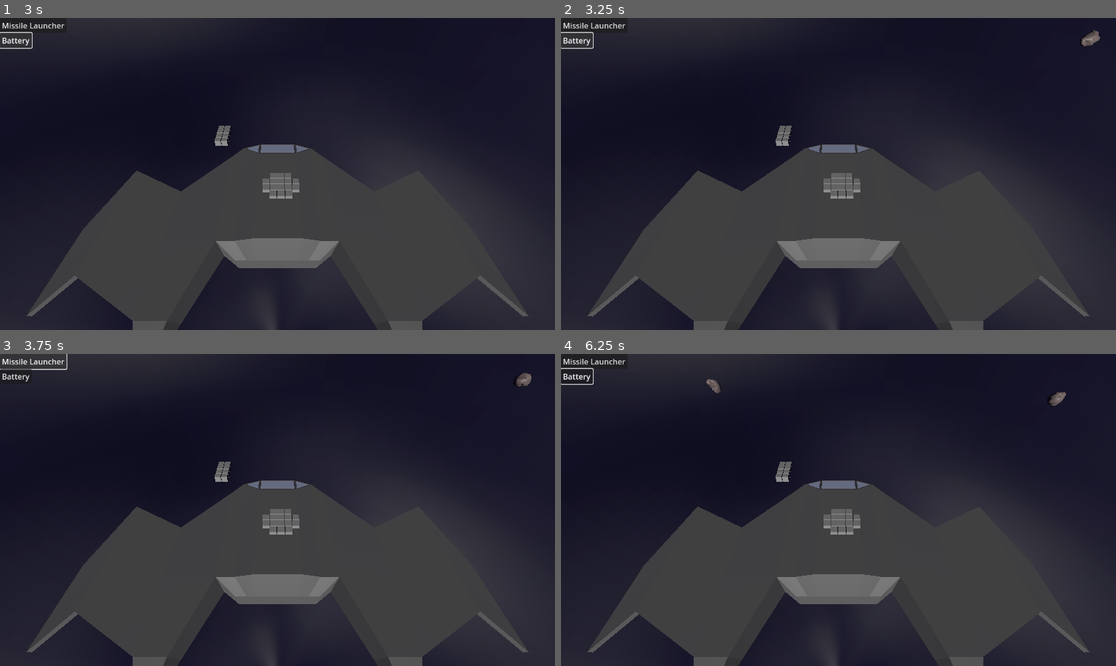
Above: before the commit, frames 1-4 (two rows, left to right).
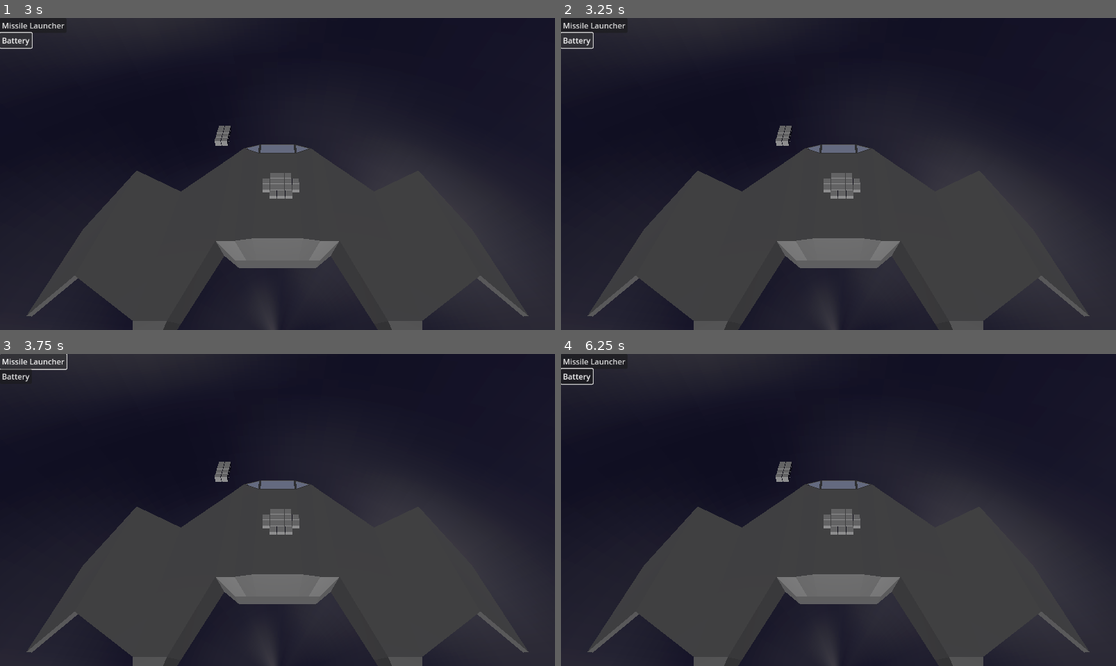
Above: after the commit, the same moments.

Repository: Xwilarg/LudumDare54
Game: Godot game, scene res://Scenes/Main.tscn
Two runs of this game, one before a commit and one after it. Both use one fixed random seed, a clock stepped at 60 frames per second and the inputs below. Video files are missing from this copy of the repository; at most half a second of black plays in their place.
Inputs (mouse positions are in pixels of both pictures, inside the frame that each line leads up to):
- Up to frame 1 (3 s): click "Missile Launcher" at 0.5 s; click "Battery" at 1.25 s; click "Missile Launcher" at 2 s; click "Battery" at 2.75 s
- Up to frame 2 (3.25 s): no input
- Up to frame 3 (3.75 s): click "Missile Launcher" at 3.5 s
- Up to frame 4 (6.25 s): click "Battery" at 4.25 s; move the mouse to (960, 494) at 5.02 s; click (960, 494) at 5.17 s; tap Enter at 5.75 s; move the mouse to (727, 525) at 5.77 s; click (727, 525) at 5.92 s

Frame 1 is identical in both runs. In frame 2, 0.1% of the frame differs, in the area x 93-98%, y 4-10%; in frame 3, 0.1%; in frame 4, 0.2%, in the area x 26-91%, y 8-17%.
Error after the commit: Parse Error: Identifier "material_" not declared in the current scope. (res://Scripts/AsteroidSpawner.gd:52)

Commit message:
Add buggy shader

Diff:
--- a/Cards/MainDeck.json
+++ b/Cards/MainDeck.json
@@ -1,58 +1,60 @@
 [
-	{
-		"name": "flak",
-		"model": "size2Guns",
-		"materialOverride": "",
-		"size": "S2",
-		"effects": {
-			"ATK_RED": 10,
-			"ATK_GRN": 25,
-			"ATK_BLU": 5
-		},
-		"energyCost": 10
-	},
-	{
-		"name": "battery",
-		"model": "batteryPack",
-		"materialOverride": "",
-		"size": "S1",
-		"effects": {
-			"ENG": 25
-		},
-		"energyCost": 0
-	},
-	{
-		"name": "antenna",
-		"model": "satelliteDish",
-		"materialOverride": "",
-		"size": "S2",
-		"effects": {
-			"VID": 1
-		},
-		"energyCost": 5
-	},
-	{
-		"name": "laser",
-		"model": "size2Guns",
-		"materialOverride": "",
-		"size": "S2",
-		"effects": {
-			"ATK_RED": 5,
-			"ATK_GRN": 5,
-			"ATK_BLU": 40
-		},
-		"energyCost": 0
-	},
-	{
-		"name": "missile",
-		"model": "size2Guns",
-		"materialOverride": "",
-		"size": "S2",
-		"effects": {
-			"ATK_RED": 25,
-			"ATK_GRN": 10,
-			"ATK_BLU": 5
-		},
-		"energyCost": 10
-	}
+    {
+        "name": "flak",
+        "model": "size2Guns",
+        "materialOverride": "",
+        "size": "S2",
+        "effects": {
+            "ATK_RED": 10,
+            "ATK_GRN": 25,
+            "ATK_BLU": 5
+        },
+        "energyCost": 10
+    },
+    {
+        "name": "battery",
+        "model": "batteryPack",
+        "materialOverride": "",
+        "size": "S1",
+        "effects": {
+            "ATK_RED": 10,
+            "ATK_GRN": 25,
+            "ATK_BLU": 5
+        },
+        "energyCost": 0
+    },
+    {
+        "name": "antenna",
+        "model": "satelliteDish",
+        "materialOverride": "",
+        "size": "S2",
+        "effects": {
+            "VID": 1
+        },
+        "energyCost": 5
+    },
+    {
+        "name": "laser",
+        "model": "size2Guns",
+        "materialOverride": "",
+        "size": "S2",
+        "effects": {
+            "ATK_RED": 5,
+            "ATK_GRN": 5,
+            "ATK_BLU": 40
+        },
+        "energyCost": 0
+    },
+    {
+        "name": "missile",
+        "model": "size2Guns",
+        "materialOverride": "",
+        "size": "S2",
+        "effects": {
+            "ATK_RED": 25,
+            "ATK_GRN": 10,
+            "ATK_BLU": 5
+        },
+        "energyCost": 10
+    }
 ]
--- a/Scenes/AsteroidModel/Asteroid_game1.tscn
+++ b/Scenes/AsteroidModel/Asteroid_game1.tscn
@@ -1,9 +1,14 @@
-[gd_scene load_steps=3 format=3 uid="uid://crf586nrf2q3i"]
+[gd_scene load_steps=4 format=3 uid="uid://crf586nrf2q3i"]
 
 [ext_resource type="PackedScene" uid="uid://dv47ub7wey2jk" path="res://Scenes/Asteroid.tscn" id="1_yclce"]
-[ext_resource type="PackedScene" uid="uid://gneiifi7va21" path="res://Scenes/AsteroidModel/Asteroid_model1.tscn" id="2_b3sih"]
+[ext_resource type="PackedScene" uid="uid://bdnba2jk8yspx" path="res://Scenes/AsteroidModel/asteroid_raw.tscn" id="2_u1oe4"]
+
+[sub_resource type="BoxMesh" id="BoxMesh_bnuf8"]
 
 [node name="Asteroid" instance=ExtResource("1_yclce")]
 
-[node name="Asteroid_model" parent="RigidBody3D/CollisionShape3D" index="1" instance=ExtResource("2_b3sih")]
-transform = Transform3D(0.4, 0, 0, 0, 0.4, 0, 0, 0, 0.4, 0, 0, 0)
+[node name="MeshInstance3D" parent="RigidBody3D/CollisionShape3D" index="0"]
+mesh = SubResource("BoxMesh_bnuf8")
+
+[node name="Asteroid_model" parent="RigidBody3D/CollisionShape3D" index="1" instance=ExtResource("2_u1oe4")]
+transform = Transform3D(1, 0, 0, 0, 1, 0, 0, 0, 1, 0, -2, 0)
--- a/Scenes/AsteroidModel/Asteroid_game2.tscn
+++ b/Scenes/AsteroidModel/Asteroid_game2.tscn
@@ -1,9 +1,11 @@
-[gd_scene load_steps=3 format=3 uid="uid://fq0hr8jhvtx5"]
+[gd_scene load_steps=4 format=3 uid="uid://fq0hr8jhvtx5"]
 
 [ext_resource type="PackedScene" uid="uid://dv47ub7wey2jk" path="res://Scenes/Asteroid.tscn" id="1_cyt7o"]
-[ext_resource type="PackedScene" uid="uid://dublspmn7428u" path="res://Scenes/AsteroidModel/Asteroid_model2.tscn" id="2_nhhgg"]
+[ext_resource type="PackedScene" uid="uid://coegqm0sv8550" path="res://Scenes/AsteroidModel/asteroid_raw2.tscn" id="2_yxtfg"]
+[ext_resource type="Script" path="res://Scripts/meshpath.gd" id="3_6ybgi"]
 
 [node name="Asteroid" instance=ExtResource("1_cyt7o")]
 
-[node name="Asteroid_model" parent="RigidBody3D/CollisionShape3D" index="1" instance=ExtResource("2_nhhgg")]
-transform = Transform3D(0.8, 0, 0, 0, 0.8, 0, 0, 0, 0.8, 0, 0, 0)
+[node name="Asteroid_model" parent="RigidBody3D/CollisionShape3D" index="1" instance=ExtResource("2_yxtfg")]
+transform = Transform3D(1, 0, 0, 0, 1, 0, 0, 0, 1, 0, -1.29837, 0)
+script = ExtResource("3_6ybgi")
--- /dev/null
+++ b/Scenes/AsteroidModel/asteroid_raw.tscn
@@ -0,0 +1,12 @@
+[gd_scene load_steps=4 format=3 uid="uid://bdnba2jk8yspx"]
+
+[ext_resource type="PackedScene" uid="uid://c43dkw32vf6jb" path="res://Models/asteroid.glb" id="1_jw1kr"]
+[ext_resource type="Material" uid="uid://bii4xq3s4ey5l" path="res://Materials/blue.tres" id="2_ht5l8"]
+[ext_resource type="Script" path="res://Scripts/meshpath.gd" id="2_i4ehc"]
+
+[node name="asteroid" instance=ExtResource("1_jw1kr")]
+script = ExtResource("2_i4ehc")
+meshpath = NodePath("Asteroid 1")
+
+[node name="Asteroid 1" parent="." index="0"]
+surface_material_override/0 = ExtResource("2_ht5l8")
--- /dev/null
+++ b/Scenes/AsteroidModel/asteroid_raw2.tscn
@@ -0,0 +1,12 @@
+[gd_scene load_steps=4 format=3 uid="uid://coegqm0sv8550"]
+
+[ext_resource type="PackedScene" uid="uid://bvfcxed7nrvnk" path="res://Models/asteroid2.glb" id="1_iyac1"]
+[ext_resource type="Material" uid="uid://bij7pers54fl0" path="res://Materials/red.tres" id="2_cwl0d"]
+[ext_resource type="Script" path="res://Scripts/meshpath.gd" id="2_hvjk5"]
+
+[node name="asteroid2" instance=ExtResource("1_iyac1")]
+script = ExtResource("2_hvjk5")
+meshpath = NodePath("Asteroid 2")
+
+[node name="Asteroid 2" parent="." index="0"]
+surface_material_override/0 = ExtResource("2_cwl0d")
--- a/Scripts/Asteroid.gd
+++ b/Scripts/Asteroid.gd
@@ -15,6 +15,12 @@
 func _process(delta):
 	$RigidBody3D.linear_velocity = (target - global_position).normalized() * move_speed * delta
 	$RigidBody3D/CollisionShape3D/Asteroid_model.rotate_x(rotation_speed * delta)
+
+func set_material(value):
+	get_node(
+		"RigidBody3D/CollisionShape3D/Asteroid_model/" + str($RigidBody3D/CollisionShape3D/Asteroid_model.meshpath)
+	).set_surface_override_material(0, value)
+
 
 func explode():
 	parent._asteroids.erase(self)
--- a/Scripts/AsteroidManager.gd
+++ b/Scripts/AsteroidManager.gd
@@ -4,7 +4,7 @@
 
 const _prefab_spawner = preload("res://Scenes/AsteroidSpawner.tscn")
 var _default_spawns = []
-var asteroid_types = {"RED": {"material": preload("res://Materials/red.tres")}, "GRN": {"material": preload("res://Materials/red.tres")}, "BLU": {"material": preload("res://Materials/red.tres")}}
+var asteroid_types = {"red": {"material": preload("res://Materials/red.tres")}, "green": {"material": preload("res://Materials/green.tres")}, "blue": {"material": preload("res://Materials/blue.tres")}}
 
 const _additional_spawners_timer = 10
 @onready var spawners: Array = []
--- a/Scripts/AsteroidSpawner.gd
+++ b/Scripts/AsteroidSpawner.gd
@@ -1,6 +1,9 @@
 extends Node
 
-const _prefab_Asteroids = [preload("res://Scenes/AsteroidModel/Asteroid_game1.tscn"), preload("res://Scenes/AsteroidModel/Asteroid_game2.tscn")]
+const _prefab_Asteroids = [
+	preload("res://Scenes/AsteroidModel/Asteroid_game1.tscn"),
+	preload("res://Scenes/AsteroidModel/Asteroid_game2.tscn")
+]
 
 var spawn_position: Vector3
 var _asteroids: Array[Asteroid]
@@ -32,6 +35,7 @@
 	var index_prefab = GameManager.rng.randi_range(0, 1)
 
 	var asteroid = _prefab_Asteroids[index_prefab]
+#	var asteroid = _prefab_Asteroids[0]
 	asteroid = asteroid.instantiate()
 	add_child(asteroid)
 
@@ -45,7 +49,7 @@
 	asteroid.position = asteroid_position
 	asteroid.parent = self
 	asteroid.set_type(type)
-	#asteroid.material = asteroid_type["material"]
+	asteroid.set_material(material_)
 
 	asteroid.set_target(target)
 
--- /dev/null
+++ b/Scripts/meshpath.gd
@@ -0,0 +1,3 @@
+extends Node3D
+
+@export var meshpath: NodePath
